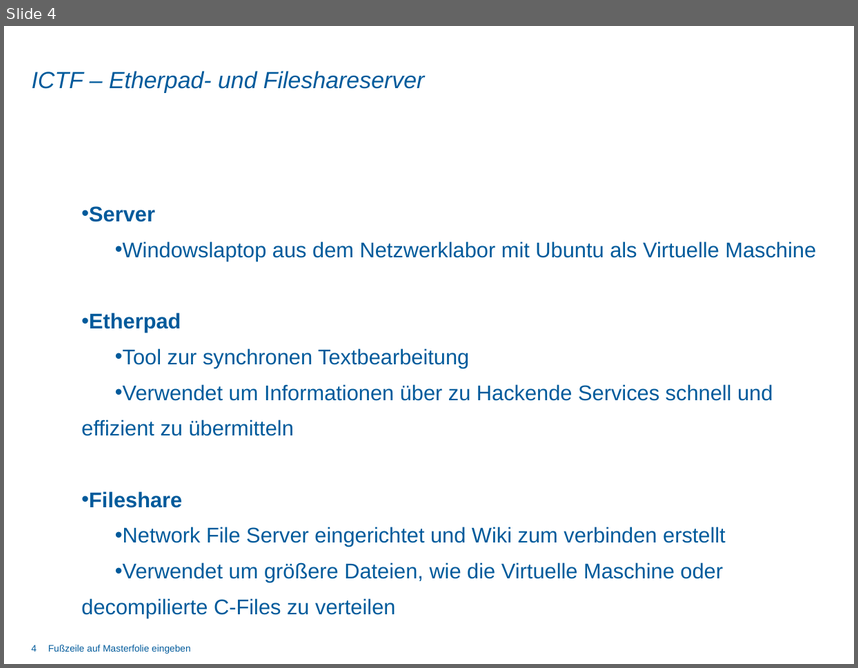
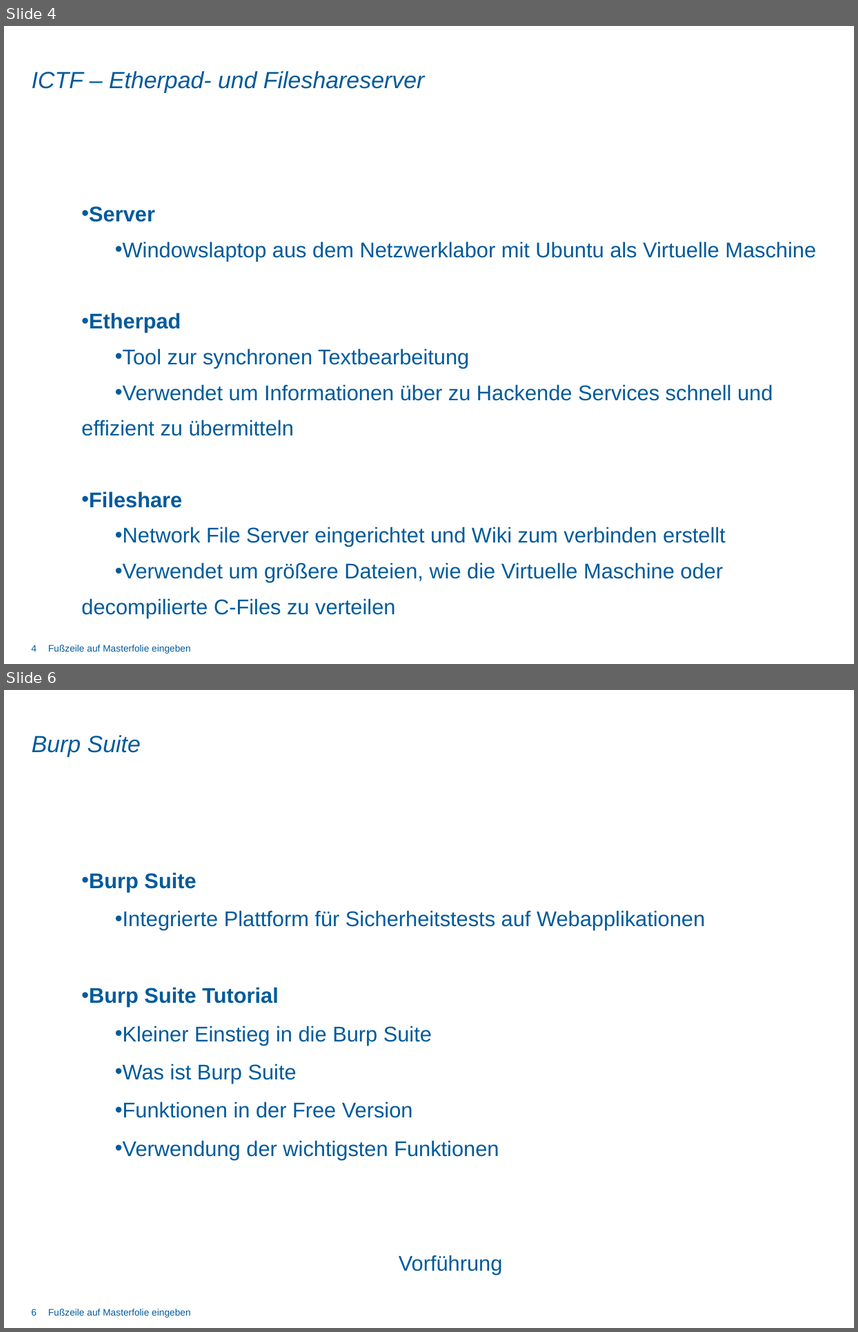
Before and after one commit to DominikSchlecht/masterProjWS15, a slide deck: Praesentation/Abschlusspräsentation/Teil-Präsentationen/Praesentation_ML.pptx. Shown one above the other, each under a label of ours: slide 4 before the commit, slides 4 and 6 after it; the slides between them are not shown. The pictures are 858x668 and 858x1332 pixels, drawn with LibreOffice and Linux fonts; fonts in the diff are those of the drawing; background and template pictures are left out. Boxes give left, top, right and bottom in pixels: in the first picture for what was removed or moved away, otherwise in the second. Text is boxed around its words. In the diff, an @@ line names an element or a change of style, - is before the commit and + after.

```diff
--- a/Praesentation/Abschlusspräsentation/Teil-Präsentationen/Praesentation_ML.pptx
+++ b/Praesentation/Abschlusspräsentation/Teil-Präsentationen/Praesentation_ML.pptx
@@ slide 6 added at (4,690,854,1328), background picture (left out); not listed: 1 template element that a slide beside it also shows @@
@@ title added at (32,735,141,757), 19.8 pt, text #005A9B, italic @@
+Burp Suite
@@ text added at (89,872,705,1274), 18 pt, text #005A9B @@
+• Burp Suite
+  • Integrierte Plattform für Sicherheitstests auf Webapplikationen
+• Burp Suite Tutorial
+  • Kleiner Einstieg in die Burp Suite
+  • Was ist Burp Suite
+  • Funktionen in der Free Version
+  • Verwendung der wichtigsten Funktionen
+  Vorführung
@@ page number added at (32,1308,37,1315), 8 pt, text #005A9B @@
+6
```
Also in this commit, not shown: 2 slides changed.
